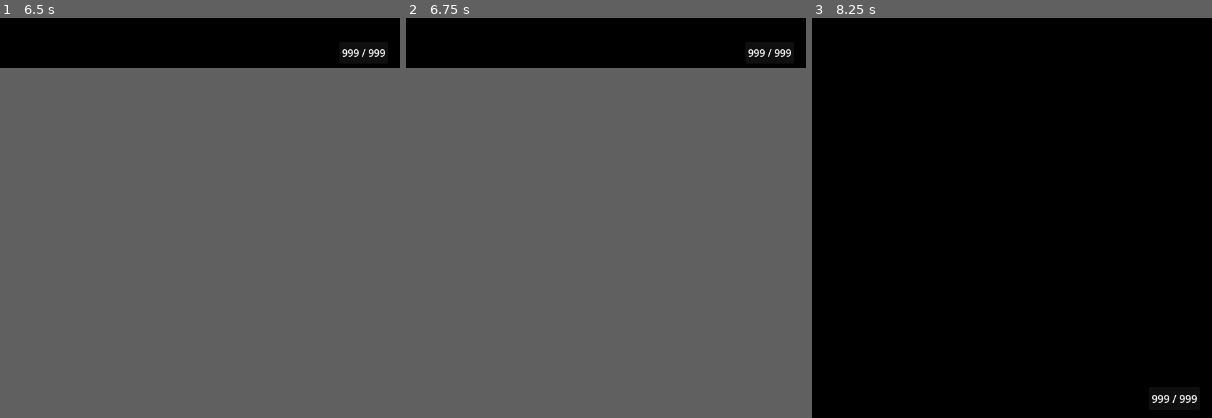
Above: before the commit, frames 1-3 (left to right).
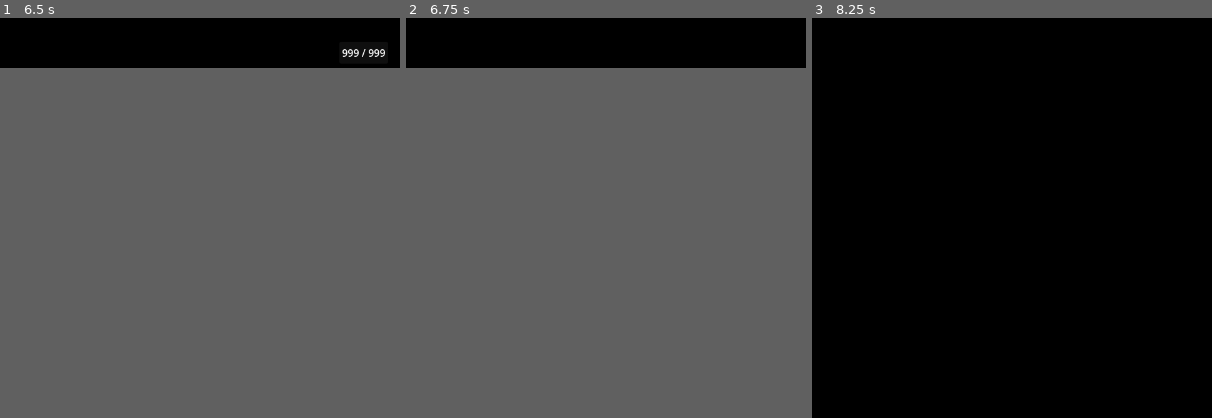
Above: after the commit, the same moments.

Repository: Jareth329/ImageViewer
Game: Godot game, scene res://scenes/main.tscn
Two runs of this game, one before a commit and one after it. Both use one fixed random seed, a clock stepped at 60 frames per second and the inputs below. The engine's default icon, where the game draws it, is replaced by a stand-in: a white triangle on a blue panel in a dark square.
Inputs (mouse positions are % of the whole screen's width and height, from its top left):
- Up to frame 1 (6.5 s): click (94, 1) at 0.5 s; click (96, 1) at 1.25 s; tap Enter at 2, 3.5, 5 s; drag from (50, 29) to (60, 16) at 2.02 s; tap Space at 2.75, 4.25, 5.75 s; drag from (30, 31) to (45, 39) at 2.77 s; move the mouse to (60, 16) at 3.52 s; hold Right 3.53-4.25 s; tap R at 3.6 s; click (60, 16) at 3.67 s; drag from (45, 39) to (20, 20) at 4.27 s; move the mouse to (80, 37) at 5.02 s; hold Left 5.03-5.75 s; tap V at 5.1 s; click (80, 37) at 5.17 s; drag from (20, 20) to (35, 14) at 5.77 s
- Up to frame 2 (6.75 s): move the mouse to (55, 28) at 6.52 s; hold Down from 6.53 s (still down); tap Tab at 6.6 s; click (55, 28) at 6.67 s
- Up to frame 3 (8.25 s): release Down at 7.25 s; drag from (35, 14) to (30, 31) at 7.27 s; move the mouse to (72, 25) at 8.02 s; hold Up from 8.03 s (still down); tap Z at 8.1 s; click (72, 25) at 8.17 s
The pictures show only the part of the screen within x 50-100%, y 50-100%; the shares and areas given below are measured in that part.

Frame 1 is identical in both runs. In frame 2, 0.1% of the frame differs, in the area x 85-97%, y 7-10%; in frame 3, 0.2%, in the area x 85-97%, y 94-97%.
Error before the commit: Invalid call. Nonexistent function 'resize' in base 'Nil'. (res://scripts/main.gd:143)

Commit message:
add titlebar behavior

Diff:
--- a/scripts/main.gd
+++ b/scripts/main.gd
@@ -1,7 +1,13 @@
 extends Control
 
 #region (Effective) Constants
-@onready var display:Display = $margin/display_image as Display
+@onready var display:Display = $vbox/margin/display_image as Display
+@onready var titlebar:ColorRect = $vbox/titlebar
+@onready var counter:PanelContainer = $counter
+@onready var minimize:Button = $vbox/titlebar/margin/hbox/minimize
+@onready var maximize:Button = $vbox/titlebar/margin/hbox/maximize
+@onready var close:Button = $vbox/titlebar/margin/hbox/close
+@onready var view:MarginContainer = $vbox/margin
 var supported_formats:PackedStringArray = [ "jpg", "jpeg", "jfif", "png", "bmp", "dds", "ktx", "exr", "hdr", "tga", "svg", "webp" ]
 enum ImageType { JPEG, PNG, WEBP }
 #endregion
@@ -288,4 +294,35 @@
 	image_aspect = image_dimensions.x / image_dimensions.y
 	update_ui(path.get_file(), image_dimensions)
 	display.change_image(texture, image_aspect)
-#endregion
+
+#region Title Bar
+func _on_minimize_pressed() -> void:
+	get_tree().root.mode = Window.MODE_MINIMIZED
+	minimize.release_focus()
+
+func _on_maximize_pressed() -> void:
+	_set_window_mode(Window.MODE_MAXIMIZED)
+	maximize.release_focus()
+
+func _on_close_pressed() -> void:
+	get_tree().quit()
+
+var dragging:bool = false
+func _on_titlebar_gui_input(event:InputEvent) -> void:
+	if event is InputEventMouseButton:
+		var ev:InputEventMouseButton = event as InputEventMouseButton
+		if not ev.pressed: # prevent events from firing twice
+			dragging = false
+			resize_window()
+		elif ev.button_index == MOUSE_BUTTON_LEFT:
+			dragging = true
+	elif event is InputEventMouseMotion:
+		var ev:InputEventMouseMotion = event as InputEventMouseMotion
+		if dragging:
+			get_tree().root.position += Vector2i(ev.relative)
+			# prevent glitch where it rapidly alternates between 2 positions
+			var tb_center:Vector2 = (titlebar.size - titlebar.position) / 2
+			tb_center *= 1.5
+			if ev.relative.x > tb_center.x or ev.relative.y > tb_center.y:
+				dragging = false
+#endregion
